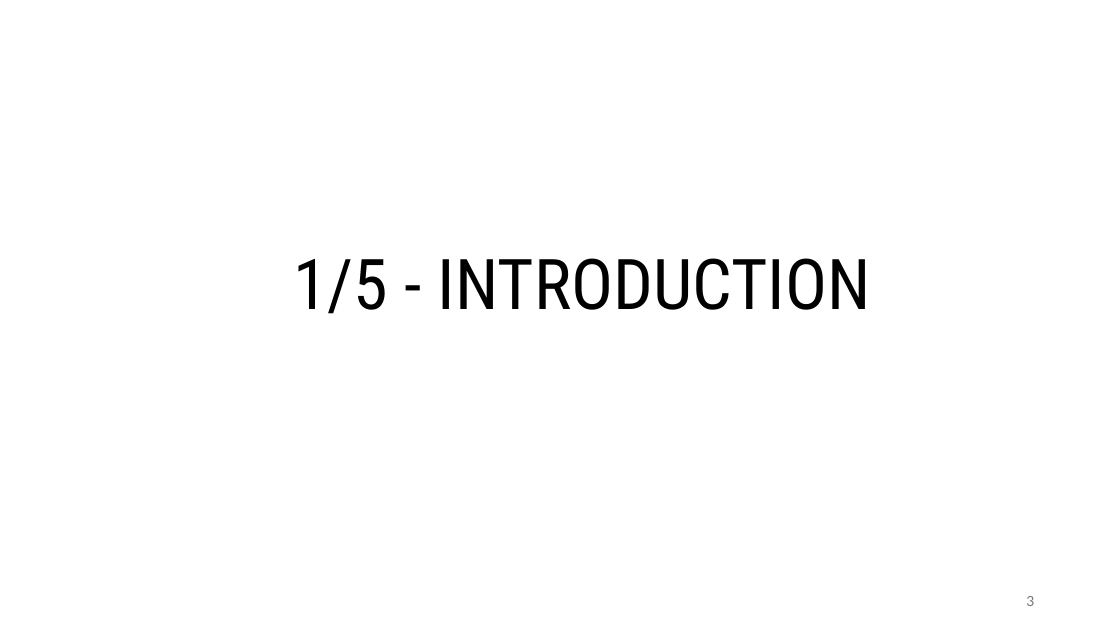
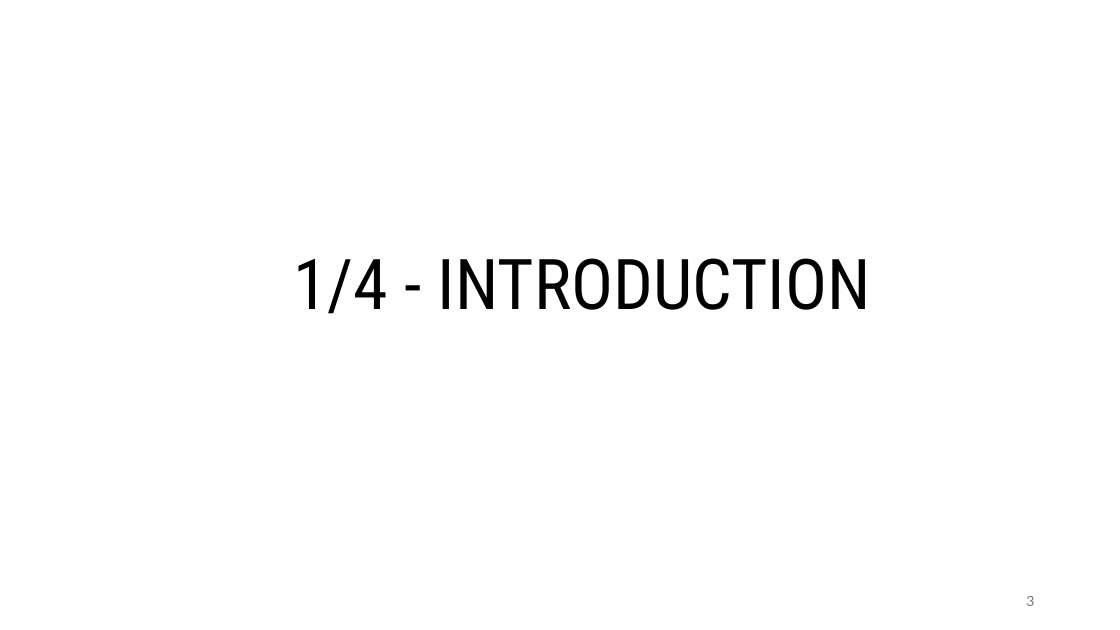
Before and after one commit to MrHighsenberg/XTRG-Algorithm, a slide deck: slide 3 of presentation/Term_Project_XTRG_Presentation.pptx. Drawn at 1120x630 pixels with LibreOffice and Linux fonts; fonts in the diff are those of the drawing. Boxes give left, top, right and bottom in pixels: in the first picture for what was removed or moved away, otherwise in the second. Text is boxed around its words. In the diff, an @@ line names an element or a change of style, - is before the commit and + after.

```diff
--- a/presentation/Term_Project_XTRG_Presentation.pptx
+++ b/presentation/Term_Project_XTRG_Presentation.pptx
@@ title at (293,258,871,314): text changed @@
-1/5 - INTRODUCTION
+1/4 - INTRODUCTION
```
Also in this commit, not shown: 5 other slides changed, 13 slides added, 1 slide removed, 4 other files.
